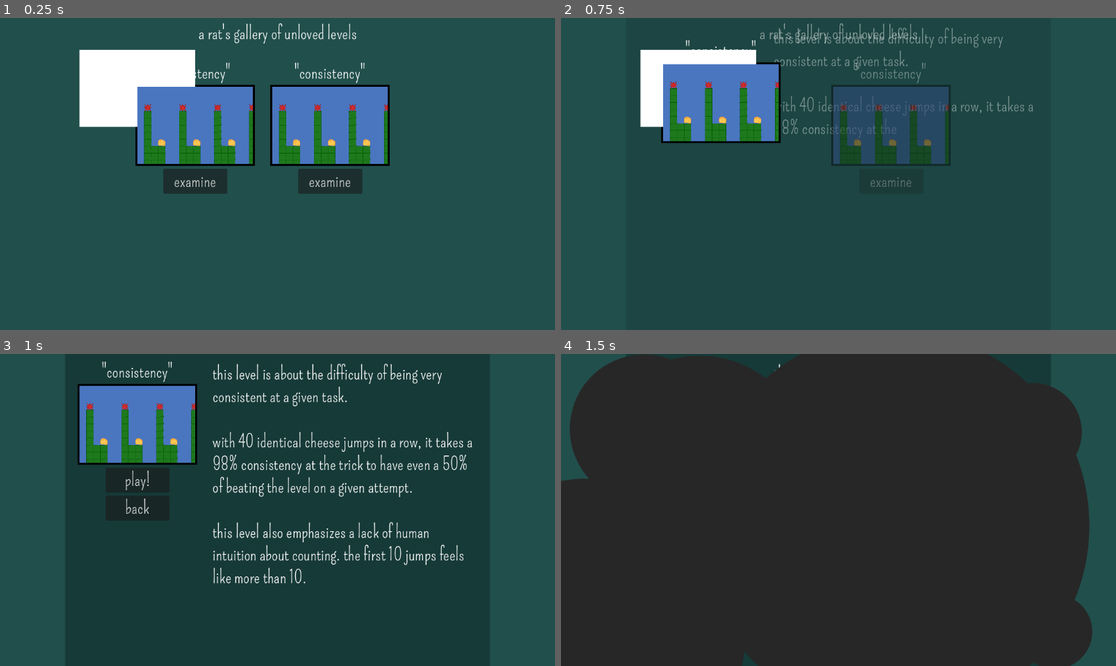
Above: before the commit, frames 1-4 (two rows, left to right).
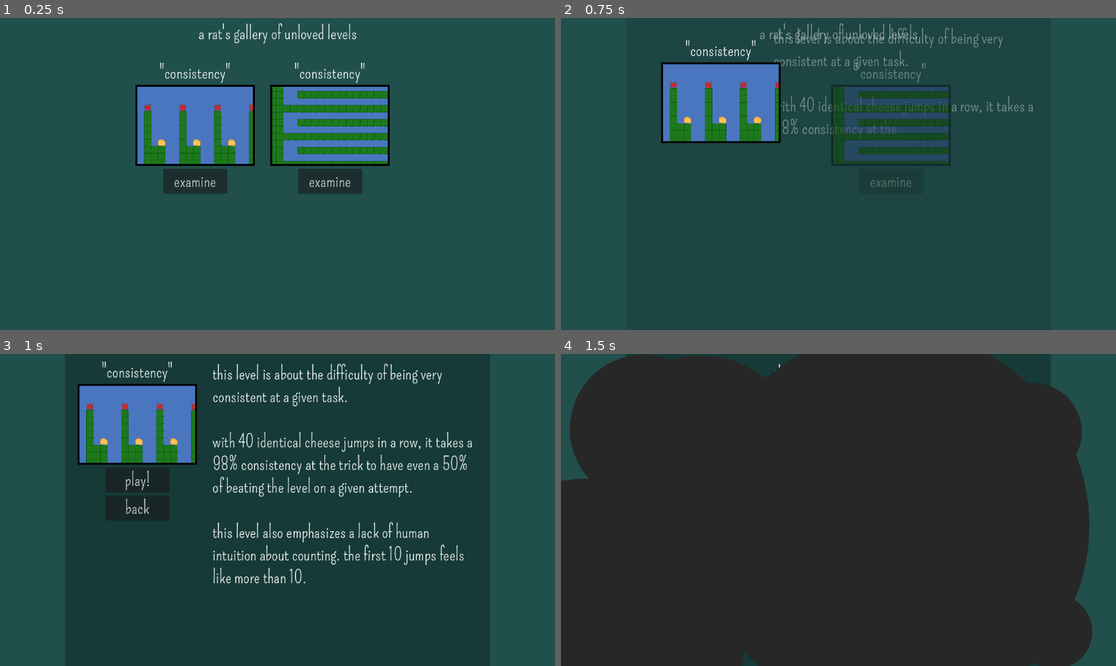
Above: after the commit, the same moments.

Repository: yourname3/jf_f24
Game: Godot game, scene res://gallery/gallery.tscn
The game is run twice, just before and just after one commit, with the same random seed, the same clock (stepped at 60 frames per second) and the same inputs. This scene is started directly instead of the project's main scene.
Inputs:
- Up to frame 1 (0.25 s): no input
- Up to frame 2 (0.75 s): click "examine" at 0.5 s
- Up to frame 3 (1 s): no input
- Up to frame 4 (1.5 s): click "play!" at 1.25 s

The runs differ from the first frame. In frame 1, 6.8% of the frame differs, in the area x 14-70%, y 10-47%; in frame 2, 4.6%; in frame 3, nothing differs; in frame 4, nothing differs.

Commit message:
Add tedium to gallery

Diff:
--- a/cheese/cheese.tscn
+++ b/cheese/cheese.tscn
@@ -11,7 +11,7 @@
 
 [node name="Cheese" type="CharacterBody2D"]
 collision_layer = 8
-collision_mask = 3
+collision_mask = 17
 script = ExtResource("1_qf4rk")
 
 [node name="Sprite2D" type="Sprite2D" parent="."]
--- a/gallery/gallery.tscn
+++ b/gallery/gallery.tscn
@@ -1,9 +1,11 @@
-[gd_scene load_steps=5 format=3 uid="uid://cblppf11p3pox"]
+[gd_scene load_steps=7 format=3 uid="uid://cblppf11p3pox"]
 
 [ext_resource type="Theme" uid="uid://dq1aqm2uflpau" path="res://main_theme.tres" id="1_lb248"]
 [ext_resource type="PackedScene" uid="uid://wjxwruhigke3" path="res://gallery/gallery_entry.tscn" id="2_qpxkv"]
 [ext_resource type="Script" path="res://gallery/gallery_display.gd" id="2_xe2de"]
 [ext_resource type="PackedScene" uid="uid://tnqy87q5g8b5" path="res://levels/consistency.tscn" id="4_8fn5a"]
+[ext_resource type="Texture2D" uid="uid://ci5s7d2mp3p3c" path="res://gallery/tedium.png" id="5_2e6f5"]
+[ext_resource type="PackedScene" uid="uid://brbbtepfag7rh" path="res://levels/tedium.tscn" id="6_8dpgp"]
 
 [node name="Gallery" type="ColorRect"]
 anchors_preset = 15
@@ -28,7 +30,6 @@
 
 [node name="GalleryDisplay" type="ColorRect" parent="."]
 unique_name_in_owner = true
-visible = false
 layout_mode = 1
 anchors_preset = 13
 anchor_left = 0.5
@@ -53,16 +54,16 @@
 offset_bottom = -2.0
 grow_horizontal = 2
 grow_vertical = 2
-text = "this level is about the difficulty of being very consistent at a given task.
+text = "this level is purely distilled tedium.
 
-with 40 identical cheese jumps in a row, it takes a 98% consistency at the trick to have even a 50% of beating the level on a given attempt.
+it takes about 5 minutes to beat from start to finish. there is no real mechanical difficulty in this--the only difficulty is the dedication of time.
 
-this level also emphasizes a lack of human intuition about counting. the first 10 jumps feels like more than 10."
+should you waste your time playing a level that has no meaningful content? probably not.
+
+however, it is not dissimilar to a fidget toy--something to idly, mindlessly do while you do smething else. is that worth something?"
 autowrap_mode = 3
-visible_characters = 0
-visible_ratio = 0.0
 
-[node name="GalleryEntry" parent="." instance=ExtResource("2_qpxkv")]
+[node name="Consistency" parent="." instance=ExtResource("2_qpxkv")]
 layout_mode = 1
 anchors_preset = 5
 anchor_left = 0.5
@@ -74,7 +75,7 @@
 grow_horizontal = 2
 level = ExtResource("4_8fn5a")
 
-[node name="GalleryEntry2" parent="." instance=ExtResource("2_qpxkv")]
+[node name="Tedium" parent="." instance=ExtResource("2_qpxkv")]
 layout_mode = 1
 anchors_preset = 5
 anchor_left = 0.5
@@ -84,9 +85,20 @@
 offset_right = 229.0
 offset_bottom = 303.0
 grow_horizontal = 2
+texture = ExtResource("5_2e6f5")
+title = "tedium"
+description = "this level is purely distilled tedium.
+
+it takes about 5 minutes to beat from start to finish. there is no real mechanical difficulty in this--the only difficulty is the dedication of time.
+
+should you waste your time playing a level that has no meaningful content? probably not.
+
+however, it is not dissimilar to a fidget toy--something to idly, mindlessly do while you do smething else. is that worth something?"
+level = ExtResource("6_8dpgp")
 
 [node name="GalleryTargetPos" type="ColorRect" parent="."]
 unique_name_in_owner = true
+visible = false
 layout_mode = 1
 anchors_preset = 5
 anchor_left = 0.5
--- a/gallery/gallery_display.gd
+++ b/gallery/gallery_display.gd
@@ -12,6 +12,9 @@
 const ANIM_LENGTH = 0.4
 
 @onready var description = $Description
+
+func _ready():
+	hide()
 
 func fade_in(text: String):
 	anim = Anim.FadeIn
--- a/level.tscn
+++ b/level.tscn
@@ -38,8 +38,8 @@
 [sub_resource type="TileSet" id="TileSet_no3vj"]
 tile_size = Vector2i(256, 256)
 physics_layer_0/collision_layer = 1
-physics_layer_1/collision_layer = 2
-physics_layer_1/collision_mask = 2
+physics_layer_1/collision_layer = 18
+physics_layer_1/collision_mask = 18
 sources/0 = SubResource("TileSetAtlasSource_8782s")
 sources/1 = SubResource("TileSetAtlasSource_yqwfn")
 sources/2 = SubResource("TileSetAtlasSource_tqjqr")
--- a/levels/tedium.tscn
+++ b/levels/tedium.tscn
@@ -5,7 +5,8 @@
 [node name="Node2D" instance=ExtResource("1_2x7a0")]
 
 [node name="Player" parent="." index="1"]
-position = Vector2(-128, -128)
+visible = false
+position = Vector2(5088, 3968)
 
 [node name="TileMap" parent="." index="2"]
 layer_0/tile_data = PackedInt32Array(65533, 0, 0, 65534, 0, 0, 65535, 0, 0, 0, 0, 0, 1, 0, 0, 2, 0, 0, 3, 0, 0, 4, 0, 0 …(41061 unchanged characters)…
--- a/project.godot
+++ b/project.godot
@@ -74,6 +74,7 @@
 2d_physics/layer_2="Player_Hazard"
 2d_physics/layer_3="Player_Layer_Only"
 2d_physics/layer_4="Item_Layer"
+2d_physics/layer_5="Static_Player_Hazard"
 
 [physics]
 
Binary file added: gallery/tedium.png
Not shown, added: gallery/tedium.png.import
